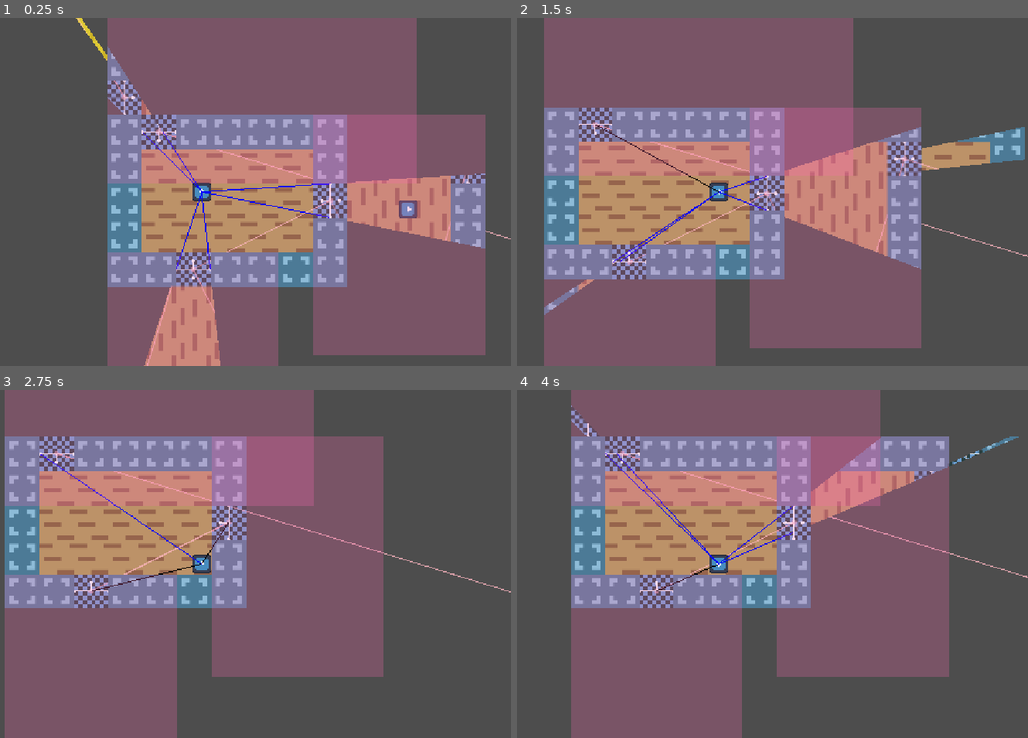
Above: before the commit, frames 1-4 (two rows, left to right).
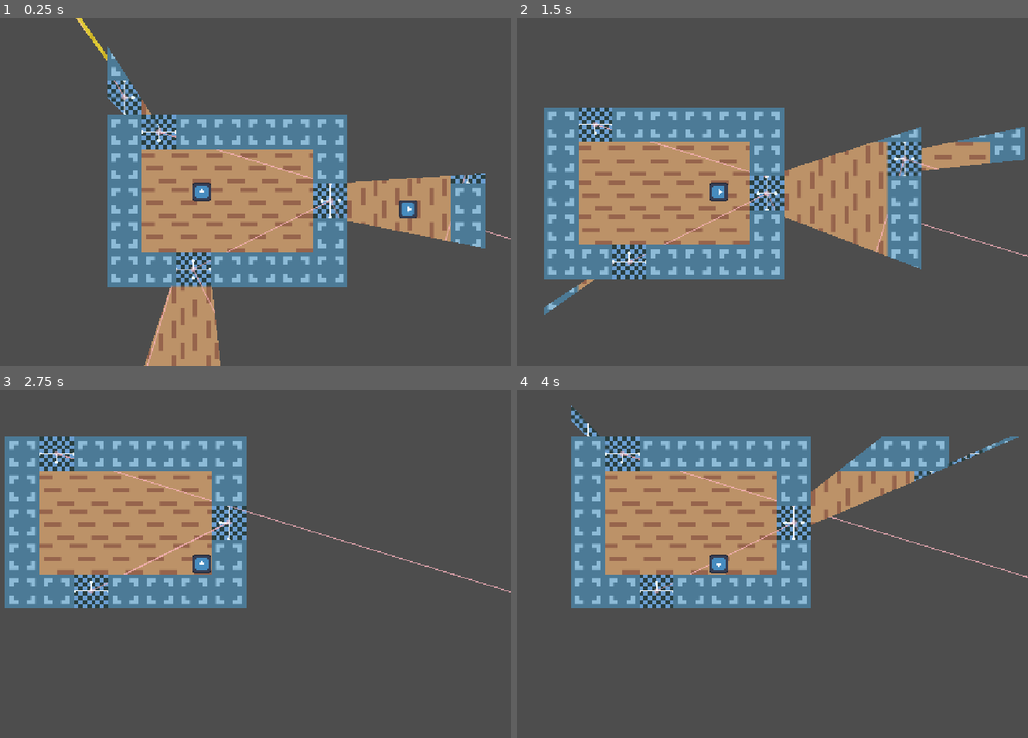
Above: after the commit, the same moments.

Repository: EfficiencySimplicity/godot-level-playground
Game: Godot game, scene res://Portals/demo/portal_testing.tscn
Two runs of this game, one before a commit and one after it. Both use one fixed random seed, a clock stepped at 60 frames per second and the inputs below. The engine's default icon, where the game draws it, is replaced by a stand-in: a white triangle on a blue panel in a dark square.
Inputs:
- Up to frame 1 (0.25 s): no input
- Up to frame 2 (1.5 s): tap Enter at 0.5 s; hold Right (Right) 0.53-1.28 s; hold Up (Movement) 0.53-1.28 s; hold Down (Down) from 1.28 s (still down); tap Up (Movement) at 1.35 s
- Up to frame 3 (2.75 s): release Down (Down) at 2.03 s; hold Right (Right) from 2.03 s (still down); hold Up (Movement) from 2.03 s (still down)
- Up to frame 4 (4 s): tap Space at 2.75 s; release Up (Movement) at 2.78 s; tap Up (Movement) at 2.85 s; tap Enter at 3.5 s; release Right (Right) at 3.53 s; hold Left (Left) from 3.53 s (still down); hold Up (Movement) from 3.53 s (still down)

The runs differ from the first frame. In frame 1, 52% of the frame differs, in the area x 21-96%, y 0-100%; in frame 2, 52%, in the area x 5-80%, y 0-100%; in frame 3, 52%; in frame 4, 52%.

Commit message:
various documentations and optimizations

Diff:
--- a/Portals/demo/portal_testing.tscn
+++ b/Portals/demo/portal_testing.tscn
@@ -460,8 +460,6 @@
 iterations = 2
 raycast_mask = 2
 gen_each_frame = true
-show_external_bounds = true
-show_portal_visibility_ranges = true
 current_room = NodePath("../../Room1/PortalRoom")
 metadata/_custom_type_script = "uid://cx0j3yf4egp72"
 
--- a/Portals/portal.gd
+++ b/Portals/portal.gd
@@ -60,7 +60,7 @@
 
 ## Takes a Vector2 and transforms it through the portal
 func port_pos(pos: Vector2) -> Vector2:
-	return Orientation.new(other.global_position, rotation_change_through()).map_vector2(pos - self.global_position)
+	return other.global_position + (pos - global_position).rotated(deg_to_rad(rotation_change_through()))
 
 ## Is this point in front of the portal? Points right on the portal are considered behind it.
 ## This doesn't take width into account; the portal is considered an infinite line
@@ -71,7 +71,7 @@
 ## A normalized vector pointing 'forwards' out of the portal; When is_in_front() is true,
 ## that means this vector is pointing roughly at you
 func get_normal():
-	return Vector2.from_angle(deg_to_rad(global_rotation_degrees + 90))
+	return Vector2.from_angle(global_rotation + PI / 2)
 
 ## A normalized vector pointing 'out' of the portal; when you are walking towards a portal,
 ## you are walking in roughly the same direction as this vector
@@ -82,7 +82,7 @@
 ## and the distance is to the nearest point on that line.
 ## If you are behind the portal, the distance is negative.
 func distance_to(point: Vector2) -> float:
-	return (get_start() - point).dot(get_out_normal())
+	return (global_position - point).dot(get_out_normal())
 
 ## Gets a point and a direction and finds where the point will hit the portal
 ## if it continues in that direction. It imagines the portal as an infinite line.
--- a/Portals/portal_origin.gd
+++ b/Portals/portal_origin.gd
@@ -11,6 +11,13 @@
 @export var iterations: int = 0
 ## The raycast mask; set this to be blocked by walls or whatever.
 @export_flags_2d_physics var raycast_mask: int
+
+@onready var space_state : PhysicsDirectSpaceState2D:
+	get():
+		if !space_state:
+			space_state = get_viewport().get_world_2d().get_direct_space_state()
+
+		return space_state
 ## If this is set to true, the ViewMeshes will be recalculated each frame.
 ## It's better to manually call gen_meshes() in code only when ya need it though;
 ## although Godot seems to handle this pretty well.
@@ -43,6 +50,7 @@
 	if Engine.is_editor_hint(): return
 	if gen_each_frame: gen_portals()
 
+## Generates and stores all the ViewMeshes from the current position
 func gen_portals():
 	if !current_room: return
 
@@ -109,9 +117,9 @@
 
 	return meshes
 
-# this is like range(), but floats are OK plus
-# it takes the fact that rotation loops back around into account;
-# 359 degrees is only a little bit away from 2 degrees
+## this is like range(), but floats are OK, plus
+## it takes the fact that rotation loops back around into account;
+## 359 degrees is only a little bit away from 2 degrees
 func angle_range(min_angle, max_angle, step):
 	if max_angle < min_angle: max_angle += 360
 	if abs(max_angle - min_angle) > 180: min_angle += 360
@@ -123,10 +131,13 @@
 	r.append(max_angle)
 	return r
 
+## Basically, given a portal, this shoots out raycasts and tells you the
+## first and last visible points on the portals surface (going clockwise). [br]
+## [br]
 ## The PortalOrigin needs to imagine itself in a virtual place inside another room sometimes,
 ## so we can pass in test_pos as the position to test from.
 ## along with a portal we're looking thru to cast from,
-## along with the angle range we have to look thru this door.
+## along with the angle range we have to look thru this portal.
 func get_visible_portal_range(portal: Portal, pos, cast_from = null, min_limit = null, max_limit = null) -> Array[Vector2]:
 	var pos_on_plane = cast_from.cast_on(pos, cast_from.get_normal()) if cast_from else pos
 
@@ -190,11 +201,8 @@
 		if is_drawing and show_test_angles:
 			draw_line(start_pos, hit_point, Color.GREEN)
 
-		var hit = get_viewport() \
-		.get_world_2d() \
-		.get_direct_space_state() \
-		.intersect_ray(rcparams) \
-		.size() != 0
+		# TODO: naming if hit an has_hit_at_all have different meanings...
+		var hit = space_state.intersect_ray(rcparams).size() != 0
 
 		if hit:
 			if has_hit_at_all:
@@ -214,7 +222,7 @@
 var is_drawing = false;
 
 # https://www.reddit.com/r/godot/comments/17fed5p/is_there_a_way_to_put_a_button_on_the_inspector/
-@export_tool_button("Redraw line") var redraw = queue_redraw
+@export_tool_button("Redraw debug lines") var redraw = queue_redraw
 func _draw():
 	is_drawing = true
 
--- a/Scripts/utils.gd
+++ b/Scripts/utils.gd
@@ -46,7 +46,6 @@
 	assert(compare_angles(-140, 200) == false)
 	assert(compare_angles(-140, -170) == false)
 	assert(compare_angles(230, 200) == false)
-	#assert(false)
 
 static func safediv(a, b):
 	return INT32_MAX if is_zero_approx(b) else a/b
